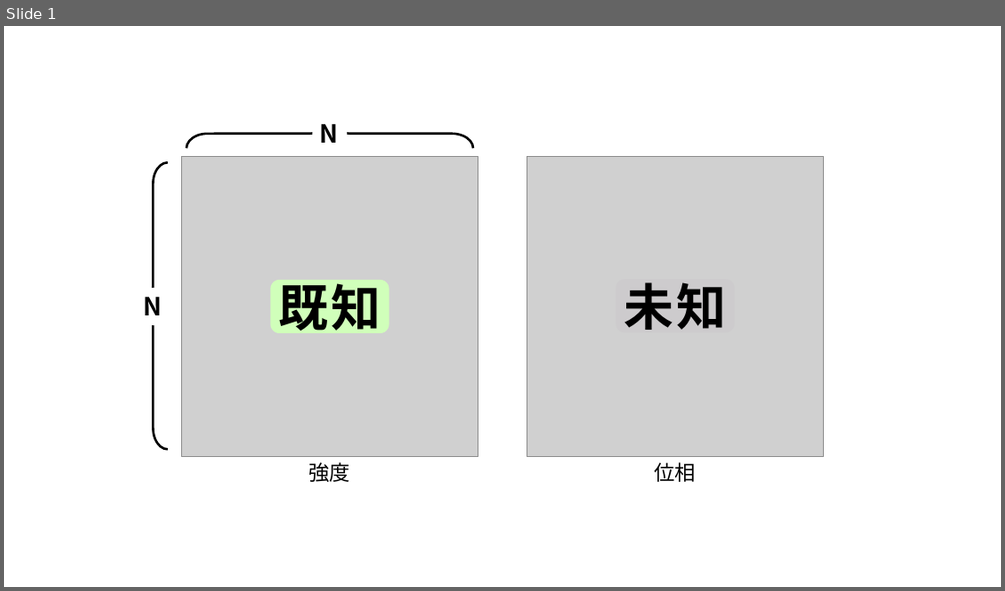
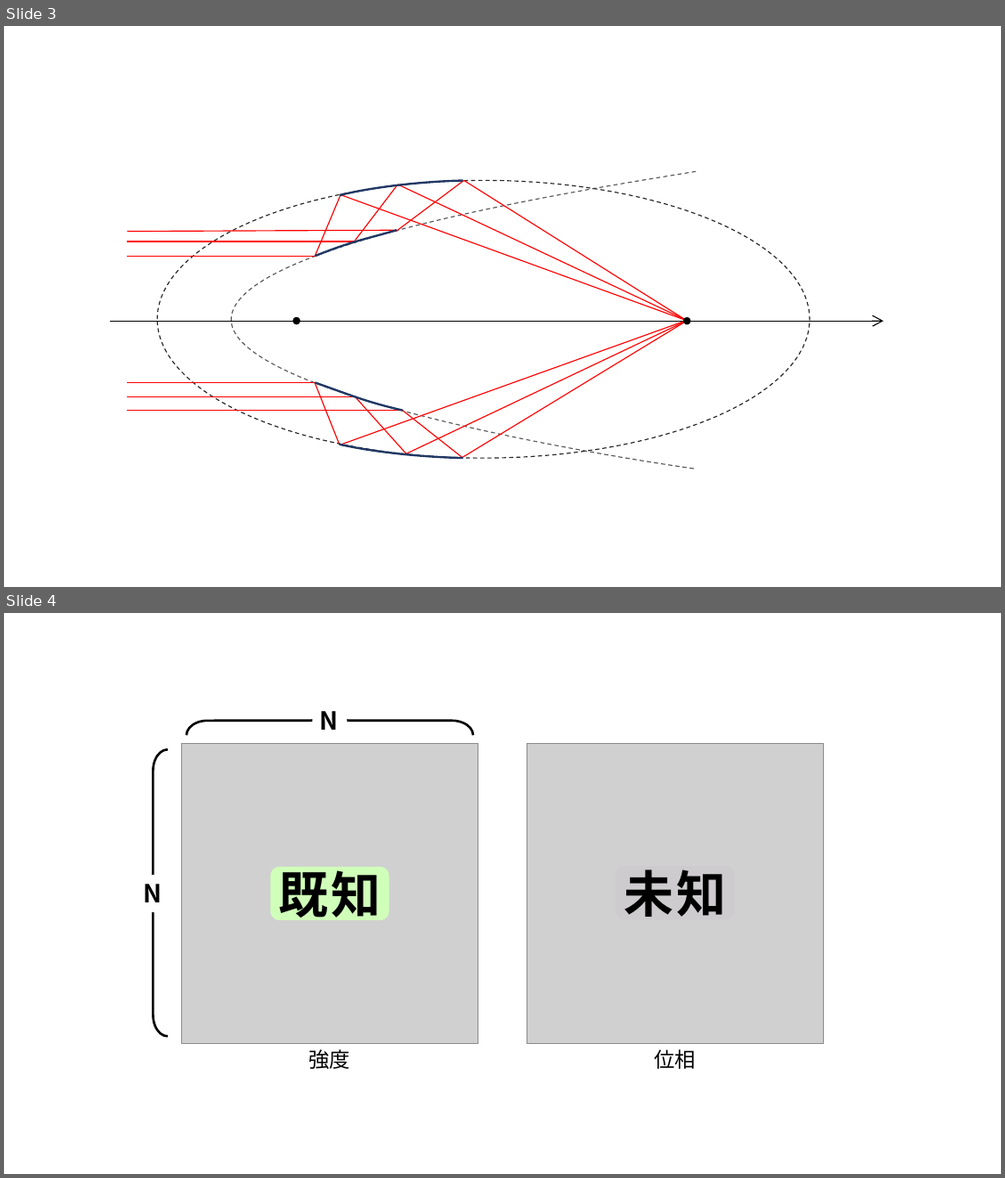
Before and after one commit to dieu-detruit/bachelor-thesis, a slide deck: illusts.pptx. Shown one above the other, each under a label of ours: slide 1 before the commit, slides 3 and 4 after it. The pictures are 1005x591 and 1005x1178 pixels, drawn with LibreOffice and Linux fonts; fonts in the diff are those of the drawing; grey boxes stand for pictures. Boxes give left, top, right and bottom in pixels: in the first picture for what was removed or moved away, otherwise in the second. Text is boxed around its words. In the diff, an @@ line names an element or a change of style, - is before the commit and + after.

```diff
--- a/illusts.pptx
+++ b/illusts.pptx
@@ slide 3 added at box(4, 26, 1001, 587), background #FFFFFF @@
@@ ellipse added at box(157, 180, 809, 458), outline #262626 1 pt dashed @@
@@ freeform shape added at box(231, 171, 696, 468), outline #595959 1 pt dashed @@
@@ freeform shape added at box(340, 181, 463, 196), outline #203864 2 pt @@
@@ line added from (464, 181) to (396, 231), #FF0000 1 pt @@
@@ line added from (687, 321) to (398, 184), #FF0000 1 pt @@
@@ line added from (687, 321) to (464, 180), #FF0000 1 pt @@
@@ line added from (340, 194) to (316, 256), #FF0000 1 pt @@
@@ line added from (687, 321) to (340, 195), #FF0000 1 pt @@
@@ line added from (396, 186) to (354, 241), #FF0000 1 pt @@
@@ line added from (396, 230) to (128, 231), #FF0000 1 pt @@
@@ freeform shape added at box(316, 230, 396, 257), outline #203864 2 pt @@
@@ line added from (316, 256) to (128, 256), #FF0000 1 pt @@
@@ line added from (356, 241) to (128, 241), #FF0000 1 pt @@
@@ ellipse added at box(292, 317, 300, 324), fill #000000 @@
@@ ellipse added at box(683, 317, 690, 324), fill #000000 @@
@@ arrow added from (110, 321) to (883, 321), #000000 1 pt @@
@@ line added from (687, 320) to (340, 445), #FF0000 1 pt @@
@@ line added from (687, 321) to (406, 454), #FF0000 1 pt @@
@@ line added from (687, 321) to (463, 457), #FF0000 1 pt @@
@@ line added from (316, 383) to (128, 383), #FF0000 1 pt @@
@@ line added from (356, 397) to (128, 397), #FF0000 1 pt @@
@@ line added from (316, 383) to (340, 445), #FF0000 1 pt @@
@@ freeform shape added at box(316, 383, 403, 410), outline #203864 2 pt @@
@@ line added from (356, 397) to (406, 454), #FF0000 1 pt @@
@@ line added from (402, 410) to (128, 410), #FF0000 1 pt @@
@@ line added from (403, 410) to (463, 458), #FF0000 1 pt @@
@@ freeform shape added at box(340, 444, 463, 458), outline #203864 2 pt @@
@@ what was slide 1 is now slide 4 @@
```
Also in this commit, not shown: 2 other slides added, 5 other files.
